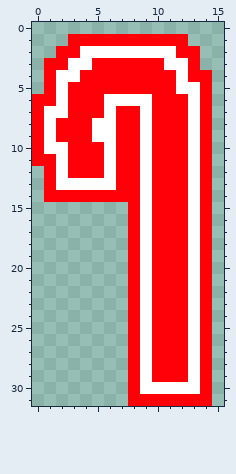
Two states of a pixel-art sprite, Endless_Void/Assets/Sprites/OBS_WalkingStick.png. The picture above is the old version.
The file is 16x32 pixels.
The same view after the edit:
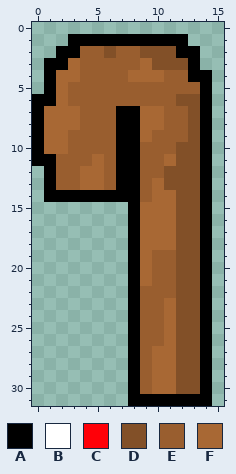
Palette (. is transparent): A #000000  B #ffffff  C #ff0008  D #825028  E #995e2f  F #a86834
Edits made:
Changed rows in their new state; - is an unchanged pixel.
first column x 0:
 1 ---AAAAAAAAAA--
 2 --AAEEDEEDDDAA-
 3 -AAFEEEEEFDDDA-
 4 -AFFEEEEFFFEEAA
 5 -AFEEEEEEEEEEEA
 6 AAFEEEEEEEEEDDA
 7 AFFFEEEAAFFEEDA
 8 AFFFEEEAAFFEEDA
 9 AFFEEEEAAFEEEDA
10 AFFEEEEAAEEEDDA
11 AAEEEFEAAEEFDDA
12 -AEEFFEAAEEDDDA
13 -AEEFFEAAEFDDDA
14 -AAAAAAAAEFFDDA
15 --------AFFFDDA
16 --------AFFFDDA
17 --------AFFFDDA
18 --------AFFFDDA
19 --------AFEEDDA
20 --------AFEEDDA
21 --------AFEEDDA
22 --------AEEEDDA
23 --------AEEFDDA
24 --------AEEFDDA
25 --------AEEFDDA
26 --------AEEFDDA
27 --------AEFFDDA
28 --------AEFFDDA
29 --------AEFFDDA
30 --------AEFFDDA
31 --------AAAAAAA
